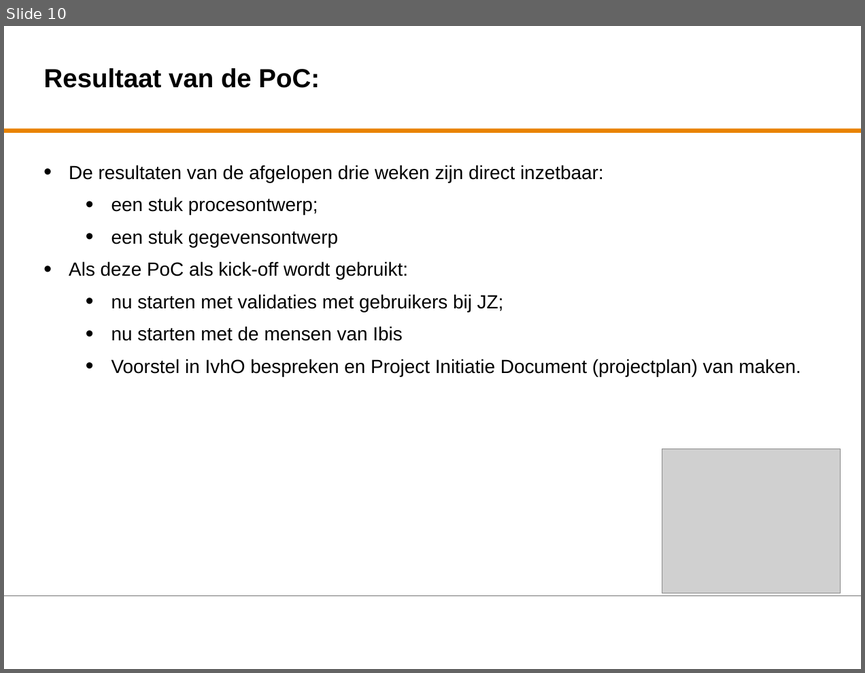
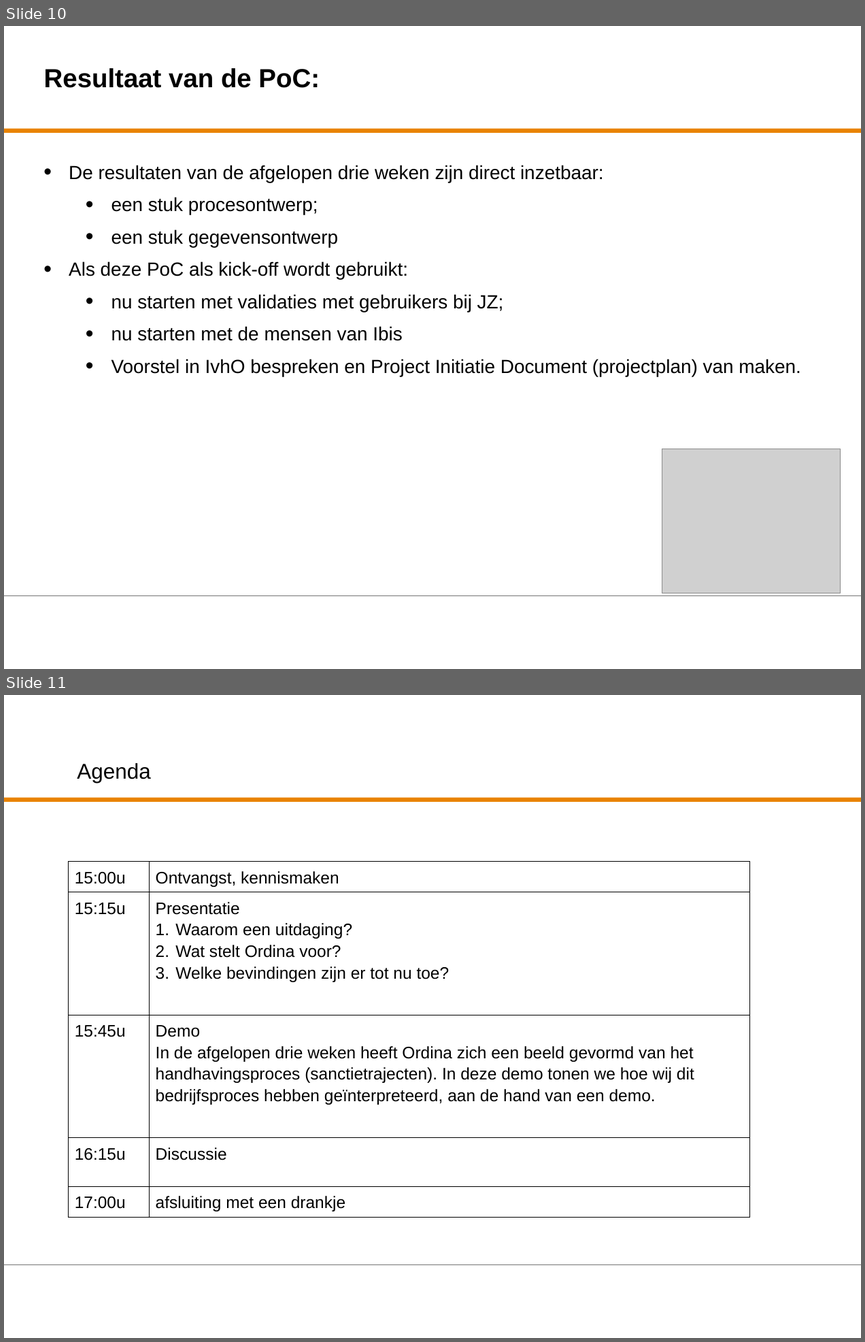
Before and after one commit to AmpersandTarski/ampersand-models, a slide deck: Inspectie OCW/2013 07 01 Oplevering van de Uitdaging.ppt. Shown one above the other, each under a label of ours: slide 10 before the commit, slides 10 and 11 after it. The pictures are 865x673 and 865x1342 pixels, drawn with LibreOffice and Linux fonts; fonts in the diff are those of the drawing; grey boxes stand for pictures; background and template pictures are left out. Boxes give left, top, right and bottom in pixels: in the first picture for what was removed or moved away, otherwise in the second. Text is boxed around its words. In the diff, an @@ line names an element or a change of style, - is before the commit and + after.

Commit message:
update van de presentatie

```diff
--- a/Inspectie OCW/2013 07 01 Oplevering van de Uitdaging.ppt
+++ b/Inspectie OCW/2013 07 01 Oplevering van de Uitdaging.ppt
@@ slide 11 added at [4, 695, 861, 1338], background #FFFFFF; not listed: 2 template elements that a slide beside it also shows @@
@@ text added at [77, 763, 151, 783], 18 pt, text #000000 @@
+Agenda
@@ table added at [68, 861, 749, 1215], 5 rows, 2 columns @@
+15:00u | Ontvangst, kennismaken
+15:15u | Presentatie / Waarom een uitdaging? / Wat stelt Ordina voor? / Welke bevindingen zijn er tot nu toe?
+15:45u | Demo / In de afgelopen drie weken heeft Ordina zich een beeld gevormd van het handhavingsproces (sanctietrajecten). In deze demo tonen we hoe wij dit bedrijfsproces hebben geïnterpreteerd, aan de hand van een demo.
+16:15u | Discussie
+17:00u | afsluiting met een drankje
```
Also in this commit, not shown: 2 slides changed.
